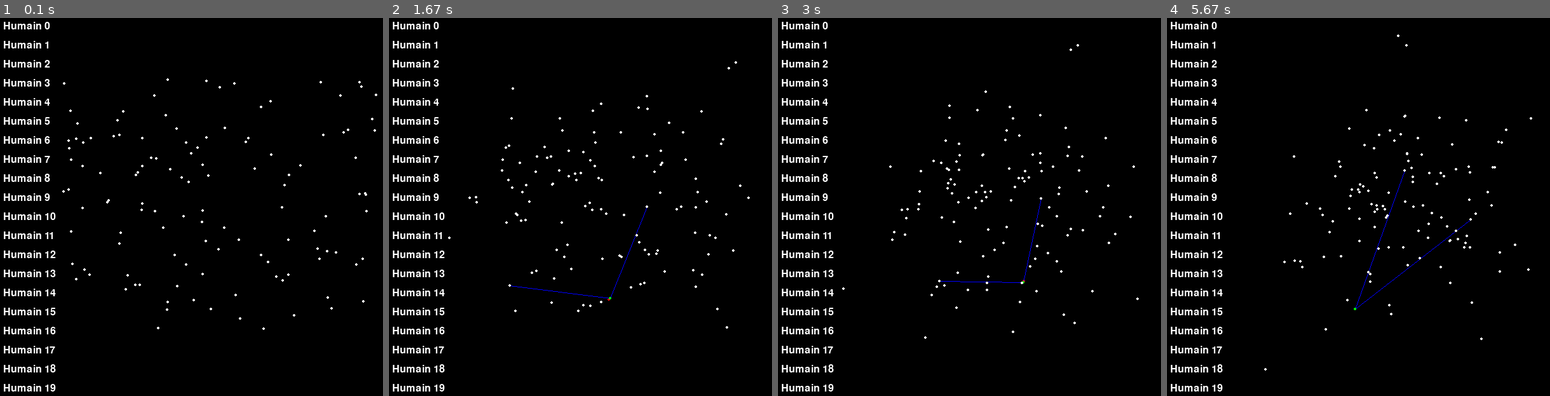
Above: before the commit, frames 1-4 (left to right).
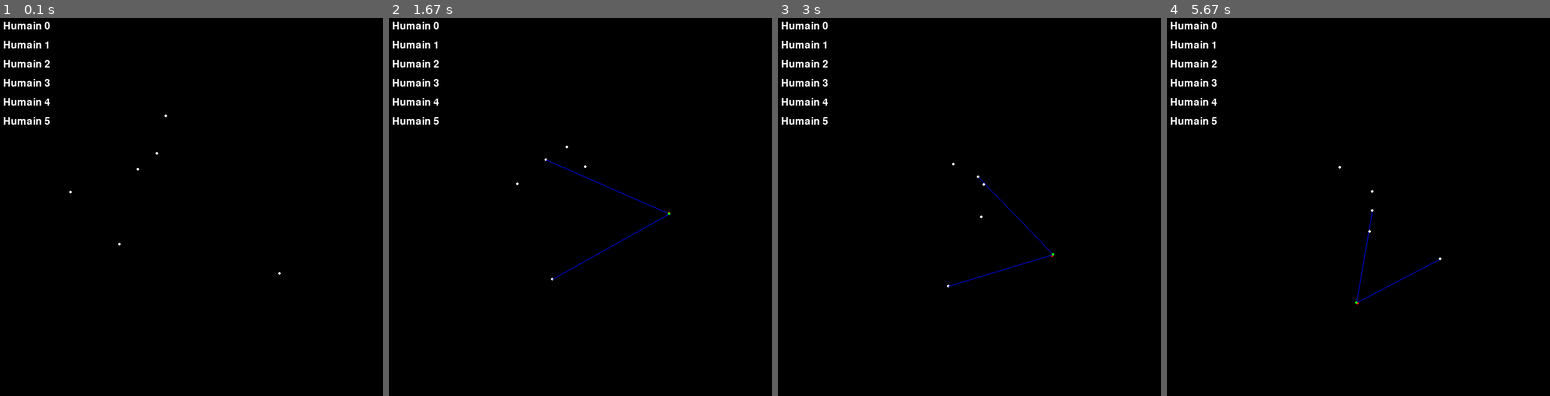
Above: after the commit, the same moments.

Repository: Mochacinno/crowd-simulation
Game: pygame game, started from import pygame.py
Two runs of this game, one before a commit and one after it. Both use one fixed random seed, a clock stepped at 60 frames per second and the inputs below.
Inputs (mouse positions are in pixels of both pictures, inside the frame that each line leads up to):
- Up to frame 1 (0.1 s): no input
- Up to frame 2 (1.67 s): click "Humain 0" at 0.38 s; click "Humain 1" at 0.72 s; click "Humain 5" at 1.05 s
- Up to frame 3 (3 s): click "Humain 2" at 1.88 s; click "Humain 5" at 2.22 s
- Up to frame 4 (5.67 s): click "Humain 3" at 3.05 s; click (1224, 120) at 3.38 s; click "Humain 4" at 4.22 s; click "Humain 0" at 5.55 s

The runs differ from the first frame. In frame 1, 2.3% of the frame differs, in the area x 0-99%, y 15-99%; in frame 2, 2.5%, in the area x 0-95%, y 11-99%; in frame 3, 2.4%; in frame 4, 2.4%.

Commit message:
Force collision

Diff:
--- a/Forme poisson.py
+++ b/Forme poisson.py
@@ -43,7 +43,7 @@
     # Dessiner le poisson
     # Corps du poisson (cercle)
     circle_radius = 20
-    pygame.draw.circle(screen, white, (int(fish_pos[0]), int(fish_pos[1])), circle_radius)
+    pygame.draw.circle(screen, (255,0,0), (int(fish_pos[0]), int(fish_pos[1])), circle_radius)
 
     # Calculer les points du triangle (queue du poisson)
     triangle_length = 50  # Longueur de la queue
@@ -57,7 +57,7 @@
 
 
     # Dessiner le triangle
-    pygame.draw.polygon(screen, white, [point1, point2, point3])
+    pygame.draw.polygon(screen, (255,0,0), [point1, point2, point3])
 
     # Mettre à jour l'affichage
     pygame.display.flip()
--- a/import pygame.py
+++ b/import pygame.py
@@ -13,21 +13,26 @@
 
 screen.fill(BLACK)
 
-def normalize_vector(vector):
-    norm = np.linalg.norm(vector)
-    if norm == 0:
-        return vector
-    return vector / norm
+def normaliser_vecteur(vecteur):
+    norme = np.linalg.norm(vecteur)
+    if norme == 0:
+        return vecteur
+    return vecteur / norme
+
+def calculer_distance(pos1, pos2):
+    return np.linalg.norm(pos1 - pos2)
 
 class Humain:
-    def __init__(self, x, y, id):
+    def __init__(self, x, y, id, rayon_collision =10):
         self.id = id
-        self.pos = np.array([x, y])
-        self.tolerance = 1
+        self.pos = np.array([x, y], dtype=float)
+        self.vitesse = 20
+        self.tolerance = 2
         self.cible1 = None      # Instance de cible 1
         self.pos_percue_cible1 = (0,0) # Position percue par l'humain
         self.cible2 = None
         self.pos_percue_cible2 = (0,0)
+        self.rayon_collision = rayon_collision  # Rayon de collision
 
 
     def choisir_cible(self, dict_humains):
@@ -44,7 +49,7 @@
         x2, y2 = self.pos_percue_cible2
         vectdir = np.array([x1-x2, y1-y2])
         midpoint = (self.pos_percue_cible1 + self.pos_percue_cible2) / 2
-        perp_vectdir = normalize_vector(np.array([y1-y2, x2-x1]))
+        perp_vectdir = normaliser_vecteur(np.array([y1-y2, x2-x1]))
         res = np.linalg.solve([[perp_vectdir[0], vectdir[0]], [perp_vectdir[1], vectdir[1]]], self.pos - midpoint)
         self.destination = perp_vectdir * res[0] + midpoint
 
@@ -73,13 +78,30 @@
             return None
 
 
-    def calculer_etat_suivant(self):
+    def calculer_prochaine_position(self, dict_humains):
         # tous les gens bougent en meme temps au lieu que humain1 bouge, qui donc modifie la position pour qqn qui a le cible de humain1
-
+        repulsion = self.verifier_collisions(dict_humains)
         vect_dir = self.calculer_destination() - self.pos
-        if np.linalg.norm(vect_dir) > self.tolerance : # Si on est assez loin de la cible on bouge
-            self.pos = self.pos + vect_dir / np.linalg.norm(vect_dir)
-            dict_pos_suiv[self.id] = self.pos
+        if np.linalg.norm(vect_dir) > self.tolerance : # Si on est loin de la destination
+            prochaine_position = self.pos + vect_dir / np.linalg.norm(vect_dir)
+            dict_pos[self.id] = prochaine_position + repulsion
+        else :  # Si on est proche de la destination
+            dict_pos[self.id] = self.pos + repulsion
+
+    def verifier_collisions(self, dict_humains):
+        repulsion = 0
+        for autre_humain in dict_humains.values():
+            if autre_humain != self:
+                distance = calculer_distance(self.pos, autre_humain.pos)
+                if distance < self.rayon_collision:
+                    # Calculer le vecteur de répulsion
+                    vecteur_repulsion = self.pos - autre_humain.pos
+                    vecteur_repulsion_normalise = normaliser_vecteur(vecteur_repulsion)
+                    # Appliquer une force de répulsion proportionnelle à l'inverse de la distance
+                    force = (self.rayon_collision - distance) / self.rayon_collision * 10 # Entre 0 et 10
+                    # Appliquer la force de répulsion
+                    repulsion += vecteur_repulsion_normalise * force
+        return repulsion
 
     def afficher(self, highlight=False):
         if highlight:
@@ -161,14 +183,13 @@
 # La dictionnaire des gens
 dict_humains = {}
 dict_pos = {}
-dict_pos_suiv = {}
 selected_humain = None  # This will store the ID of the selected humain
 
 # creation de l'interface
 interface = Interface()
 
 # Création des gens
-for i in range(120):
+for i in range(6):
     humain = Humain(randint(100,600),randint(100,500), i)
     dict_humains[i] = humain
     dict_pos[i] = humain.pos
@@ -197,12 +218,24 @@
     # Draw the Humain list
     interface.display_humain_list()
 
+    # Étape 1 : Calculer les prochaines positions
+
+    for humain in dict_humains.values():
+        humain.calculer_prochaine_position(dict_humains)
+
+    # Étape 2 : Mettre à jour les positions
+
+    for humain in dict_humains.values():
+        humain.pos = dict_pos[humain.id]
+
+    # Afficher les humains
     for humain in dict_humains.values():
         if humain.id == selected_humain:
             humain.afficher(highlight=True)
         else:
             humain.afficher()
-        humain.calculer_etat_suivant()
-    dict_pos_prec = dict_pos_suiv
+
+
+
 
     pygame.display.update()
